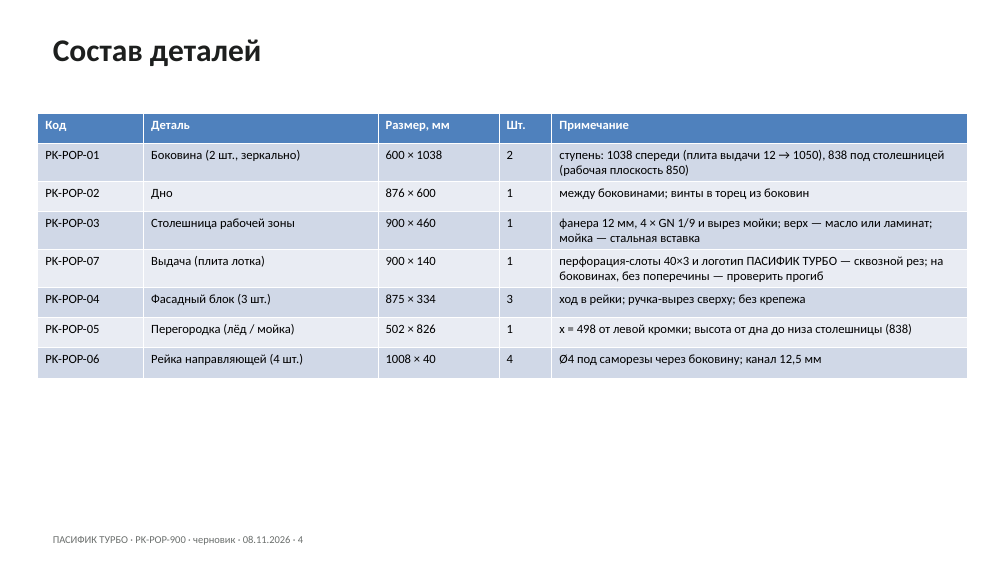
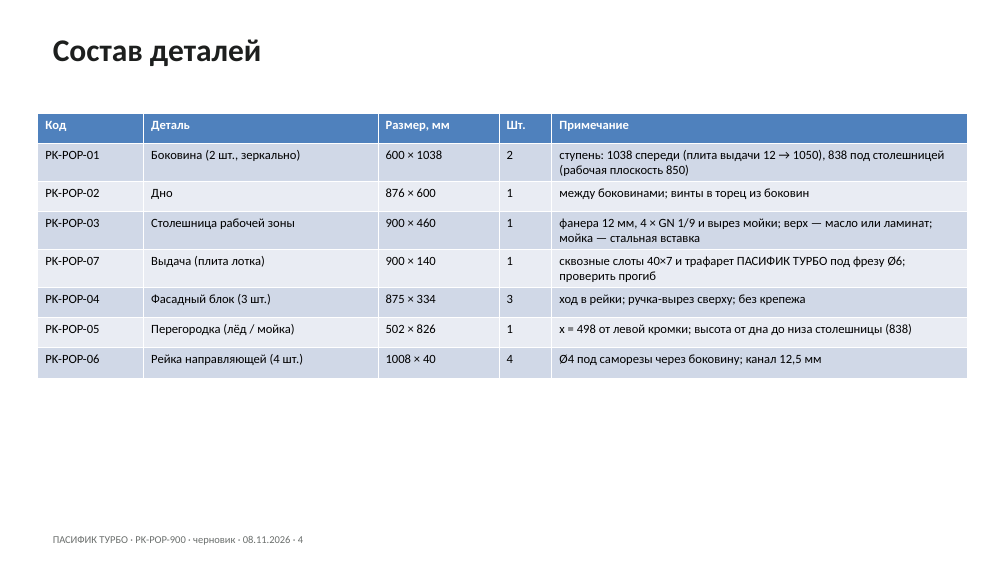
Before and after one commit to horaanlika-droid/pacific, a slide deck: slide 4 of docs/popup/PK-POP-900_prezentatsiya.pptx. Drawn at 1008x567 pixels with LibreOffice and Linux fonts; fonts in the diff are those of the drawing. Boxes give left, top, right and bottom in pixels: in the first picture for what was removed or moved away, otherwise in the second. Text is boxed around its words. In the diff, an @@ line names an element or a change of style, - is before the commit and + after.

```diff
--- a/docs/popup/PK-POP-900_prezentatsiya.pptx
+++ b/docs/popup/PK-POP-900_prezentatsiya.pptx
@@ table at (38,113,968,369) @@
-row 5, column 5: перфорация-слоты 40×3 и логотип ПАСИФИК ТУРБО — сквозной рез; на боковинах, без поперечины — проверить прогиб
+row 5, column 5: сквозные слоты 40×7 и трафарет ПАСИФИК ТУРБО под фрезу Ø6; проверить прогиб
```
Also in this commit, not shown: 2 other slides changed, 10 other files.
